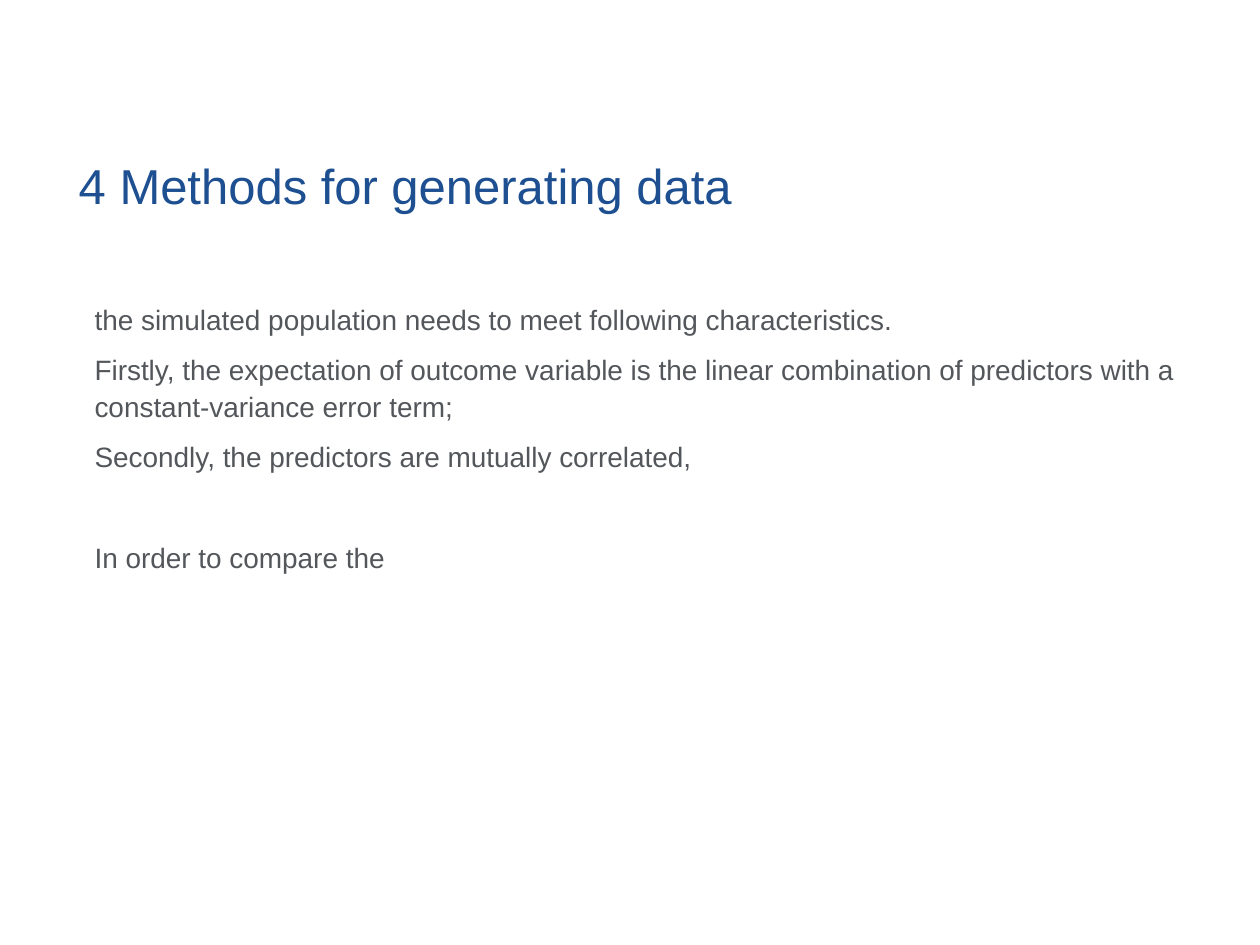
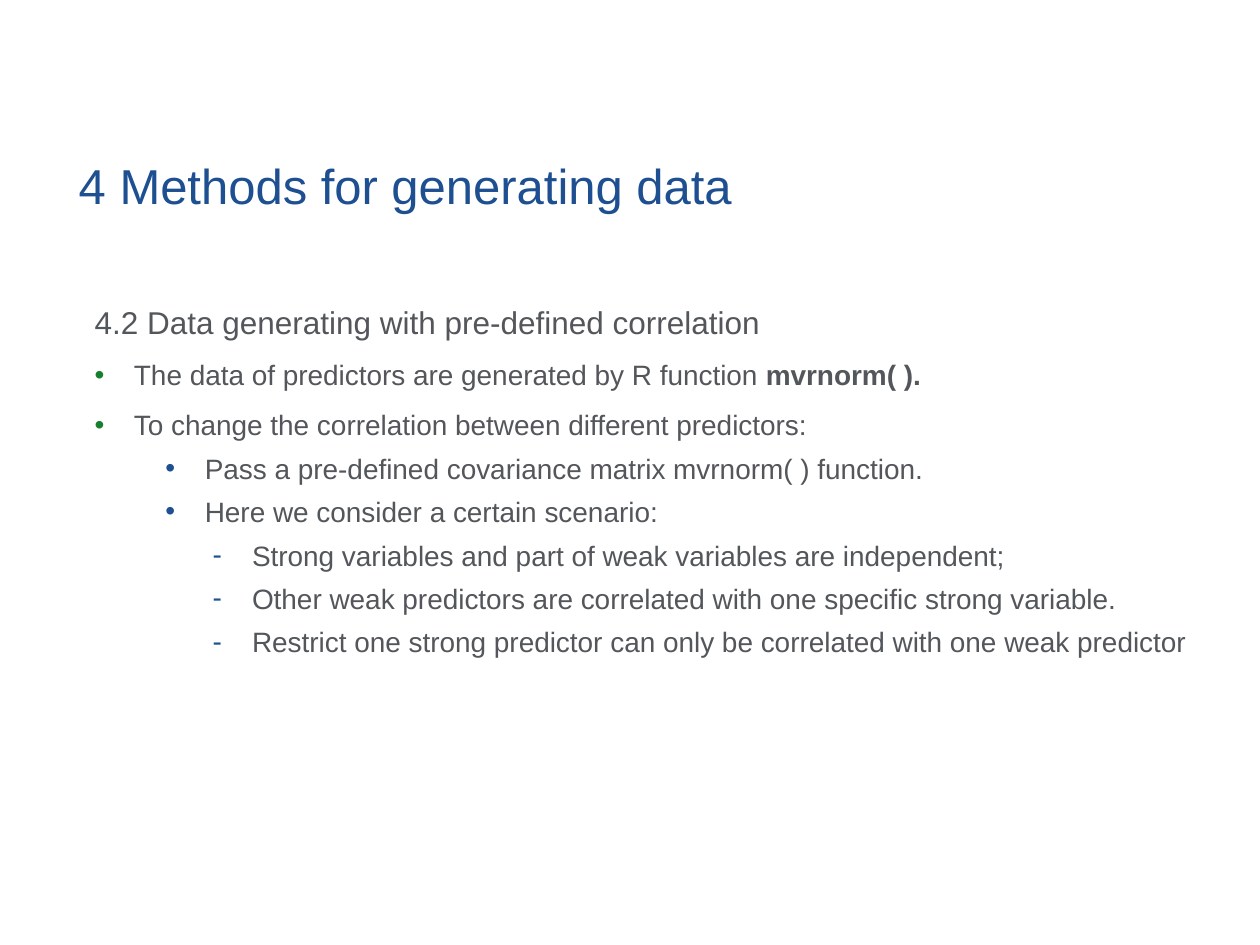
Before and after one commit to yuqimiao/p8160_project1_group7, a slide deck: slide 8 of slide_template/RS11023_Mailman_Standard_Template_12_2018.pptx (slide 7 before the commit). Drawn at 1260x945 pixels with LibreOffice and Linux fonts; fonts in the diff are those of the drawing; background and template pictures are left out. Boxes give left, top, right and bottom in pixels: in the first picture for what was removed or moved away, otherwise in the second. Text is boxed around its words. In the diff, an @@ line names an element or a change of style, - is before the commit and + after.

```diff
--- a/slide_template/RS11023_Mailman_Standard_Template_12_2018.pptx
+++ b/slide_template/RS11023_Mailman_Standard_Template_12_2018.pptx
@@ text at [95, 311, 1186, 658]: text changed @@
-the simulated population needs to meet following characteristics.
-Firstly, the expectation of outcome variable is the linear combination of predictors with a constant-variance error term;
-Secondly, the predictors are mutually correlated,
-In order to compare the
+4.2 Data generating with pre-defined correlation
+• The data of predictors are generated by R function mvrnorm( ).
+• To change the correlation between different predictors:
+  • Pass a pre-defined covariance matrix mvrnorm( ) function.
+  • Here we consider a certain scenario:
+    – Strong variables and part of weak variables are independent;
+    – Other weak predictors are correlated with one specific strong variable.
+    – Restrict one strong predictor can only be correlated with one weak predictor
```
Also in this commit, not shown: 2 other slides changed, 3 slides added, 2 other files.
